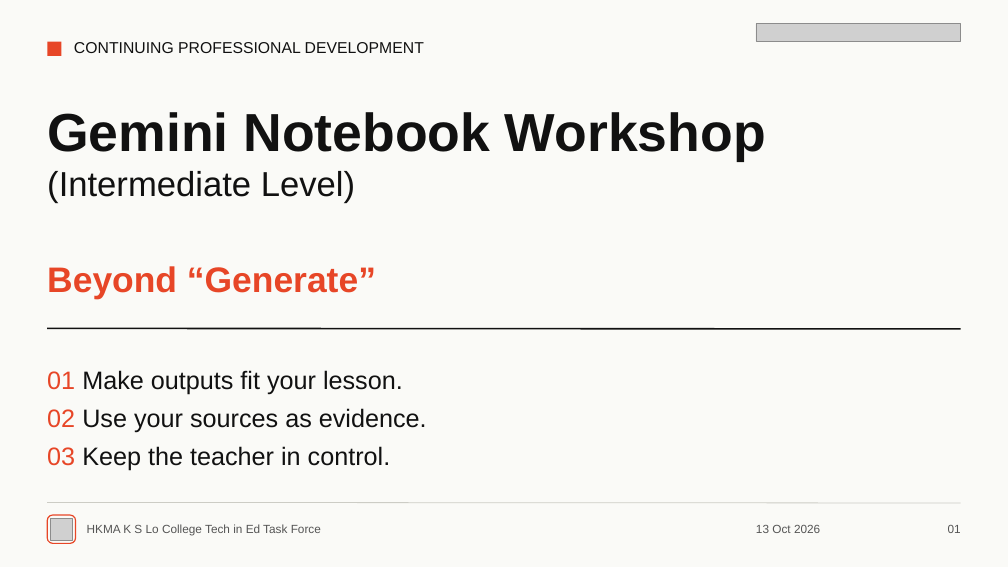
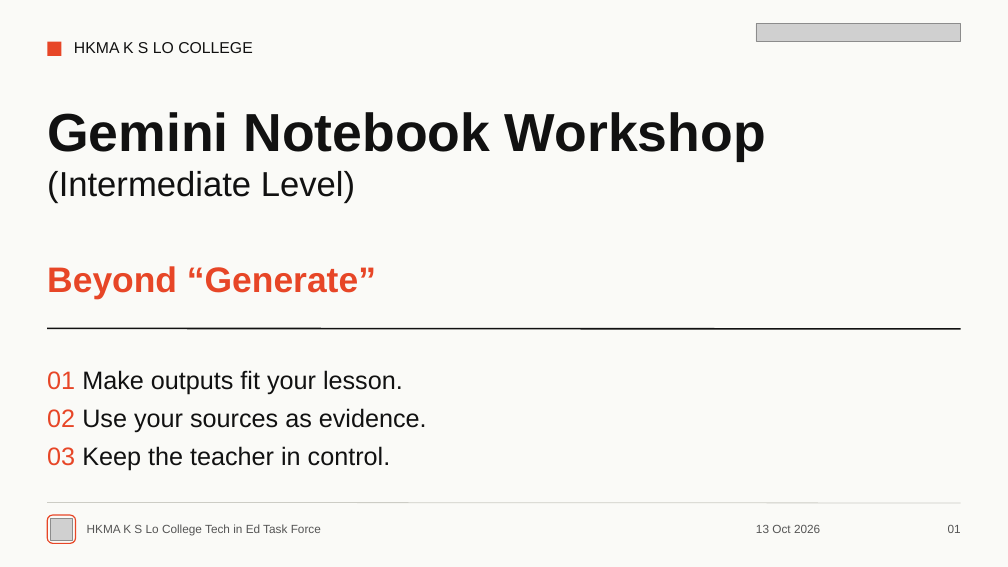
Before and after one commit to hkmakslo/261013, a slide deck: slide 1 of public/downloads/Gemini-Notebook-Workshop.pptx. Drawn at 1008x567 pixels with LibreOffice and Linux fonts; fonts in the diff are those of the drawing; grey boxes stand for pictures. Boxes give left, top, right and bottom in pixels: in the first picture for what was removed or moved away, otherwise in the second. Text is boxed around its words. In the diff, an @@ line names an element or a change of style, - is before the commit and + after.

```diff
--- a/public/downloads/Gemini-Notebook-Workshop.pptx
+++ b/public/downloads/Gemini-Notebook-Workshop.pptx
@@ text at [74, 42, 252, 53]: text changed @@
-CONTINUING PROFESSIONAL DEVELOPMENT
+HKMA K S LO COLLEGE
```
Also in this commit, not shown: 5 other files.
